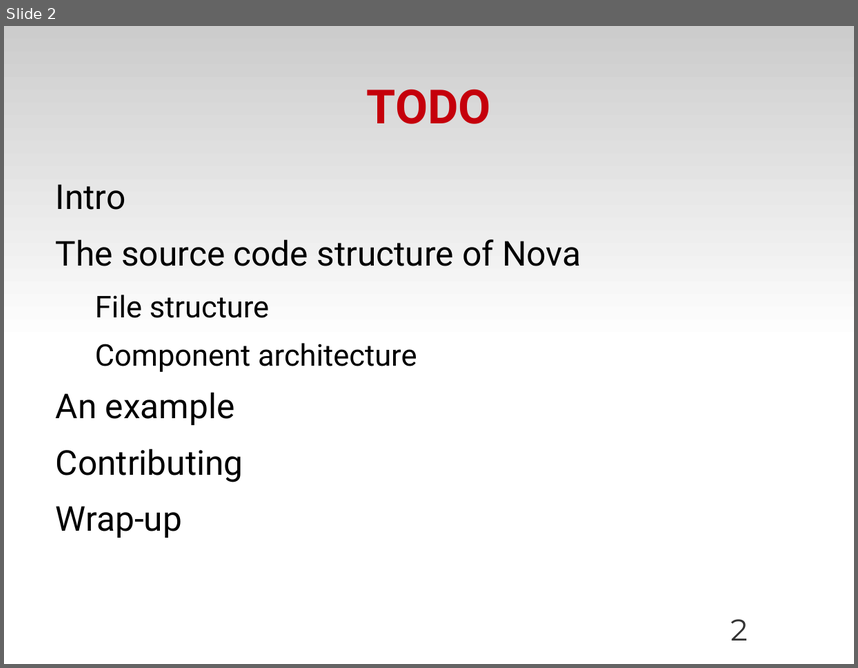
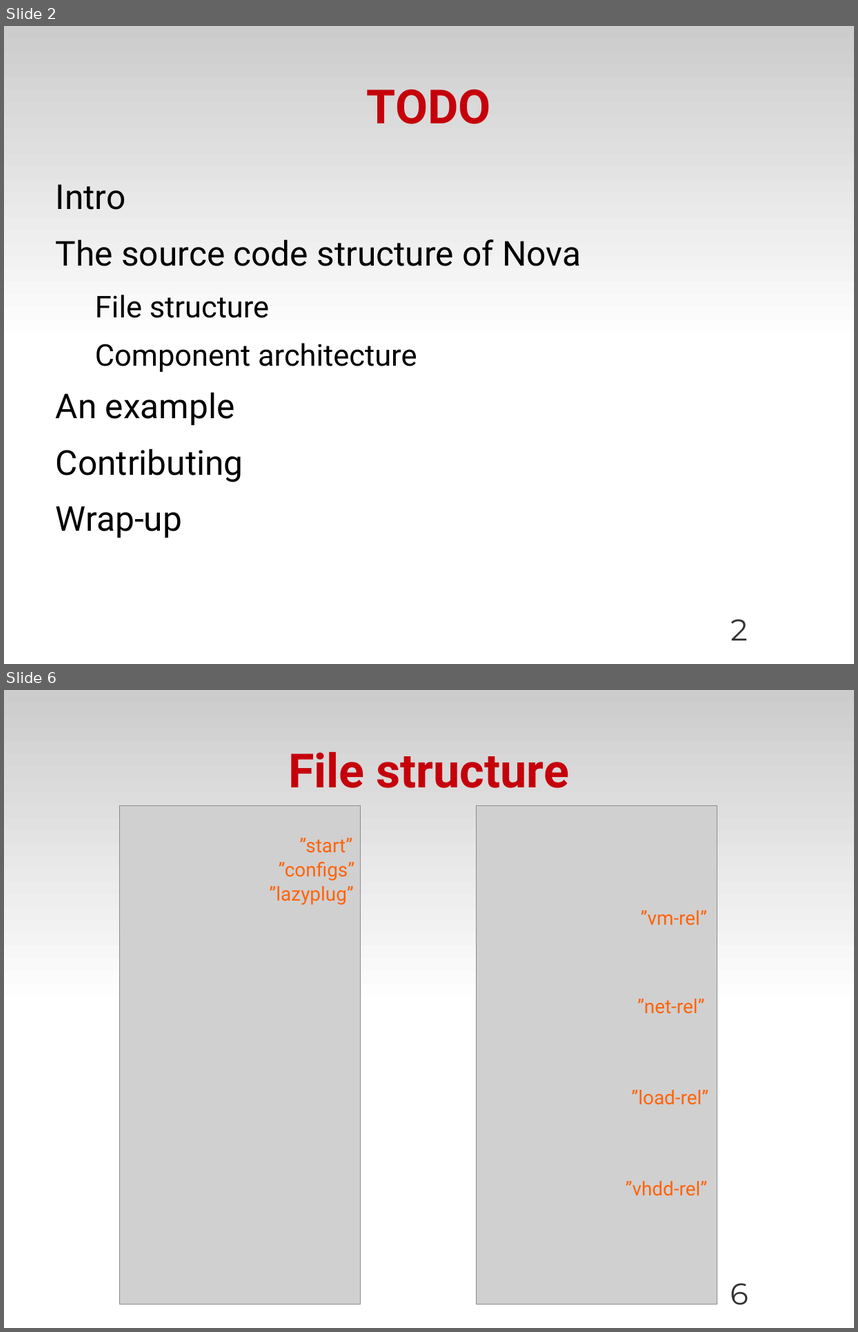
Before and after one commit to zyluo/talk-COSUG-2012, a slide deck: COSUG-2012.odp. Shown one above the other, each under a label of ours: slide 2 before the commit, slides 2 and 6 after it; the slides between them are not shown. The pictures are 858x668 and 858x1332 pixels, drawn with LibreOffice and Linux fonts; fonts in the diff are those of the drawing; grey boxes stand for pictures; background and template pictures are left out. Boxes give left, top, right and bottom in pixels: in the first picture for what was removed or moved away, otherwise in the second. Text is boxed around its words. In the diff, an @@ line names an element or a change of style, - is before the commit and + after.

```diff
--- a/COSUG-2012.odp
+++ b/COSUG-2012.odp
@@ slide 6 added at bbox=[4, 690, 854, 1328], background #FFFFFF; not listed: 1 template element that a slide beside it also shows @@
@@ title added at bbox=[288, 751, 569, 788], 44 pt, text #C5000B, bold @@
+File structure
@@ picture added at bbox=[120, 806, 361, 1304] @@
@@ picture added at bbox=[477, 806, 717, 1304] @@
@@ text added at bbox=[299, 838, 352, 853], 18 pt, text #FF6309 @@
+”start”
@@ text added at bbox=[279, 862, 355, 880], 18 pt, text #FF6309 @@
+”configs”
@@ text added at bbox=[269, 886, 353, 905], 18 pt, text #FF6309 @@
+”lazyplug”
@@ text added at bbox=[641, 910, 707, 925], 18 pt, text #FF6309 @@
+”vm-rel”
@@ text added at bbox=[637, 998, 704, 1014], 18 pt, text #FF6309 @@
+”net-rel”
@@ text added at bbox=[631, 1090, 708, 1105], 18 pt, text #FF6309 @@
+”load-rel”
@@ text added at bbox=[626, 1181, 708, 1196], 18 pt, text #FF6309 @@
+”vhdd-rel”
@@ page number added at bbox=[730, 1283, 748, 1305], 28 pt, text #333333 @@
+6
```
Also in this commit, not shown: 8 slides changed, 5 other slides added, 2 slides removed, 1 other file.
